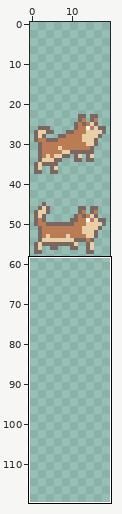
Two states of a pixel-art file, Assets/Sprout Lands Extension/Dog.aseprite. Above: a wide view before the commit, with the close-up outlined.
Close-up. Old version:
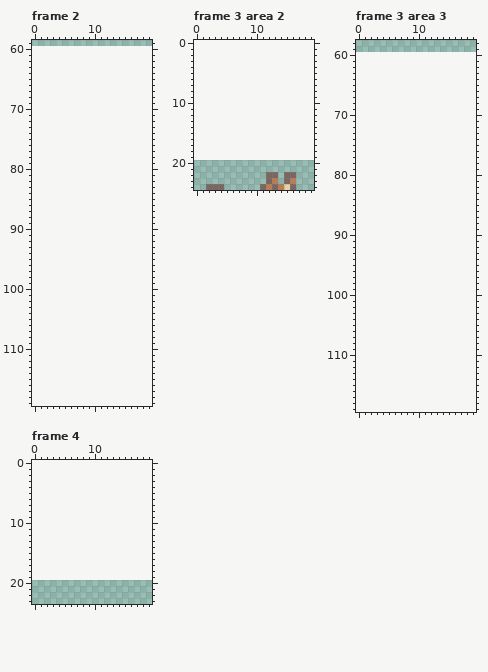
20x40 pixels, 4 frames. Shown: frame 2: x 0..19, y 59..119; frame 3 area 2: x 0..19, y 0..24; frame 3 area 3: x 0..19, y 58..119; frame 4: x 0..19, y 0..23. The old version is drawn lined up with the new one, on the new canvas. The commit also changed other frames or places, which this record leaves out.
After the commit:
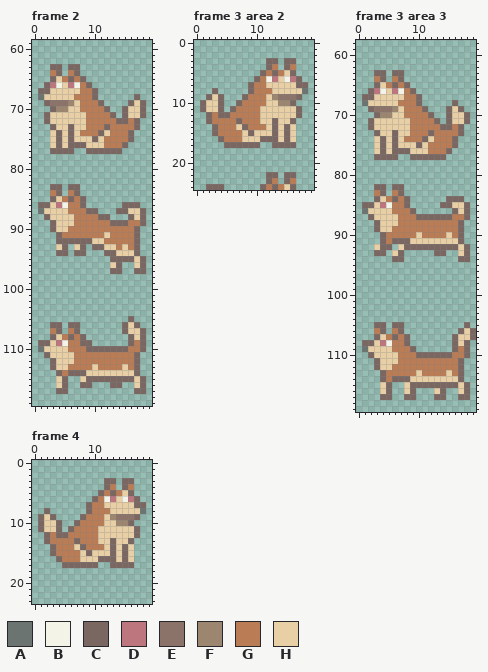
Palette (. is transparent): A #6b7470  B #f3f4e7  C #7b6762  D #bd757e  E #8c7369  F #9d866f  G #ba7c54  H #e8cfa6
Author's note on the commit: add sitting and flipped image
The exact change:
canvas 20x40 -> 20x120, the old top-left corner now at 0,20
--- frame 2
@@ x 0..19 @@
  62 ....................
- 63 ....................
- 64 ....................
- 65 ....................
- 66 ....................
- 67 ....................
- 68 ....................
- 69 ....................
- 70 ....................
- 71 ....................
- 72 ....................
- 73 ....................
- 74 ....................
- 75 ....................
- 76 ....................
- 77 ....................
+ 63 ...CC.CC............
+ 64 ...GC.GC............
+ 65 ...CHGCGC...........
+ 66 ..CDBHDBGC..........
+ 67 .CCHHHHHGGC.........
+ 68 .AHHHHHGGGC......C..
+ 69 ..CEEEFHGGGC....CHC.
+ 70 ...CFFHHGGGGC..CHHC.
+ 71 ..CHHHHHHGGGGC.CHHC.
+ 72 ..CHHHHHHGGGGGCCGC..
+ 73 ...CHHCHHGGGCGGGGC..
+ 74 ...HCHCHGGGCHGGGC...
+ 75 ...HCHCHHHCHGGGGC...
+ 76 ...HCHCCCHHHGGGC....
+ 77 ...CCCC..CCCCCC.....
  78 ....................
@@ x 0..19 @@
  82 ....................
- 83 ....................
- 84 ....................
- 85 ....................
- 86 ....................
- 87 ....................
- 88 ....................
- 89 ....................
- 90 ....................
- 91 ....................
- 92 ....................
- 93 ....................
- 94 ....................
- 95 ....................
- 96 ....................
- 97 ....................
+ 83 ...CC.CC............
+ 84 ...GC.GC............
+ 85 ...CHGCGC...........
+ 86 .CCHDBGGC......CCC..
+ 87 .AHHHHGGGCC...CCHHC.
+ 88 ..CHHHHGGGGCC...CHC.
+ 89 ...CHHHGGGGGGCCCGGC.
+ 90 ...CHHGGGGGGGGGGGC..
+ 91 ....CGGGGGGGHGGGGC..
+ 92 ....CCCCCCHHGGGGGC..
+ 93 ....HC.HC.CCHHGHGC..
+ 94 ....CC.CC...CCHHHC..
+ 95 .............CCCCHC.
+ 96 .............HC..HC.
+ 97 .............CC..CC.
  98 ....................
@@ x 0..19 @@
 104 ....................
-105 ....................
-106 ....................
-107 ....................
-108 ....................
-109 ....................
-110 ....................
-111 ....................
-112 ....................
-113 ....................
-114 ....................
-115 ....................
-116 ....................
-117 ....................
+105 ................C...
+106 ...CC.CC.......CHC..
+107 ...GC.GC.......CHHC.
+108 ...CHGCGC.......CHC.
+109 .CCHDBGGCC......CGC.
+110 .AHHHHGGGCCCCCCCGGC.
+111 ..CHHHHGGGGGGGGGGC..
+112 ...CHHHGGGGGGGGGGC..
+113 ...CHHGGGGHGGGGHGC..
+114 ....CGCCCHHHHHHHHC..
+115 ....HC..HCCCCCCCCHC.
+116 ....HC..CC...CC..HC.
+117 ....CC...........CC.
 118 ....................
--- frame 3 area 2
@@ x 0..19 @@
  2 ....................
- 3 ....................
- 4 ....................
- 5 ....................
- 6 ....................
- 7 ....................
- 8 ....................
- 9 ....................
-10 ....................
-11 ....................
-12 ....................
-13 ....................
-14 ....................
-15 ....................
-16 ....................
-17 ....................
+ 3 ............CC.CC...
+ 4 ............CG.CG...
+ 5 ...........CGCGHC...
+ 6 ..........CGBDHBDC..
+ 7 .........CGGHHHHHCC.
+ 8 ...C.....CGGGHHHHHA.
+ 9 ..CHC...CGGGHFEEEC..
+10 .CHHC..CGGGGHHFFC...
+11 .CHHC.CGGGGHHHHHHC..
+12 ..CGCCGGGGGHHHHHHC..
+13 ..CGGGGCGGGHHCHHC...
+14 ...CGGGHCGGGHCHCH...
+15 ...CGGGGHCHHHCHCH...
+16 ....CGGGHHHCCCHCH...
+17 .....CCCCCC..CCCC...
 18 ....................
--- frame 3 area 3
@@ x 0..19 @@
  62 ....................
- 63 ....................
- 64 ....................
- 65 ....................
- 66 ....................
- 67 ....................
- 68 ....................
- 69 ....................
- 70 ....................
- 71 ....................
- 72 ....................
- 73 ....................
- 74 ....................
- 75 ....................
- 76 ....................
- 77 ....................
+ 63 ...CC.CC............
+ 64 ...GC.GC............
+ 65 ...CHGCGC...........
+ 66 ..CDBHDBGC..........
+ 67 .CCHHHHHGGC.........
+ 68 .AHHHHHGGGC.....C...
+ 69 ..CEEEFHGGGC...CHC..
+ 70 ...CFFHHGGGGC..CHHC.
+ 71 ..CHHHHHHGGGGC.CHHC.
+ 72 ..CHHHHHHGGGGGCCGC..
+ 73 ...CHHCHHGGGCGGGGC..
+ 74 ...HCHCHGGGCHGGGC...
+ 75 ...HCHCHHHCHGGGGC...
+ 76 ...HCHCCCHHHGGGC....
+ 77 ...CCCC..CCCCCC.....
  78 ....................
@@ x 0..19 @@
  81 ....................
- 82 ....................
- 83 ....................
- 84 ....................
- 85 ....................
- 86 ....................
- 87 ....................
- 88 ....................
- 89 ....................
- 90 ....................
- 91 ....................
- 92 ....................
- 93 ....................
- 94 ....................
+ 82 ...CC.CC............
+ 83 ...GC.GC............
+ 84 ...CHGCGC......CCC..
+ 85 .CCHDBGGC.....CCHHC.
+ 86 .AHHHHGGGC......CHC.
+ 87 ..CHHHHGGGCCCCCCGGC.
+ 88 ...CHHHGGGGGGGGGGC..
+ 89 ...CHHGGGGGGGGGGGC..
+ 90 ....CGGGGGHGGGGHGC..
+ 91 ....CGCCCHHHHHHHHC..
+ 92 ...HCC.HCCCCCCCCCHC.
+ 93 ...CC.HC.....CC..HC.
+ 94 ......CC.........CC.
  95 ....................
@@ x 0..19 @@
 104 ....................
-105 ....................
-106 ....................
-107 ....................
-108 ....................
-109 ....................
-110 ....................
-111 ....................
-112 ....................
-113 ....................
-114 ....................
-115 ....................
-116 ....................
-117 ....................
+105 ...CC.CC..........C.
+106 ...GC.GC.........CHC
+107 ...CHGCGC.......CHHC
+108 .CCHDBGGC.......CHC.
+109 .AHHHHGGGC......CGC.
+110 ..CHHHHGGGCCCCCCGGC.
+111 ...CHHHGGGGGGGGGGC..
+112 ...CHHGGGGGGGGGGGC..
+113 ....CGGGGGHGGGGHGC..
+114 ....CGCCCHHHHHHHHC..
+115 ....HC..HCCCCCCCCHC.
+116 ....HC..HC...HC..HC.
+117 ....CC..CC...CC..CC.
 118 ....................
--- frame 4
@@ x 0..19 @@
  2 ....................
- 3 ....................
- 4 ....................
- 5 ....................
- 6 ....................
- 7 ....................
- 8 ....................
- 9 ....................
-10 ....................
-11 ....................
-12 ....................
-13 ....................
-14 ....................
-15 ....................
-16 ....................
-17 ....................
+ 3 ............CC.CC...
+ 4 ............CG.CG...
+ 5 ...........CGCGHC...
+ 6 ..........CGBDHBDC..
+ 7 .........CGGHHHHHCC.
+ 8 ..C......CGGGHHHHHA.
+ 9 .CHC....CGGGHFEEEC..
+10 .CHHC..CGGGGHHFFC...
+11 .CHHC.CGGGGHHHHHHC..
+12 ..CGCCGGGGGHHHHHHC..
+13 ..CGGGGCGGGHHCHHC...
+14 ...CGGGHCGGGHCHCH...
+15 ...CGGGGHCHHHCHCH...
+16 ....CGGGHHHCCCHCH...
+17 .....CCCCCC..CCCC...
 18 ....................
Changed places in both close-ups, as pixel boxes (x1, y1, x2, y2):
added: (38, 64, 146, 154)
added: (38, 184, 146, 274)
added: (38, 316, 146, 394)
added: (200, 58, 308, 148)
added: (362, 70, 470, 160)
added: (362, 184, 470, 262)
added: (362, 322, 476, 400)
added: (38, 478, 146, 568)
